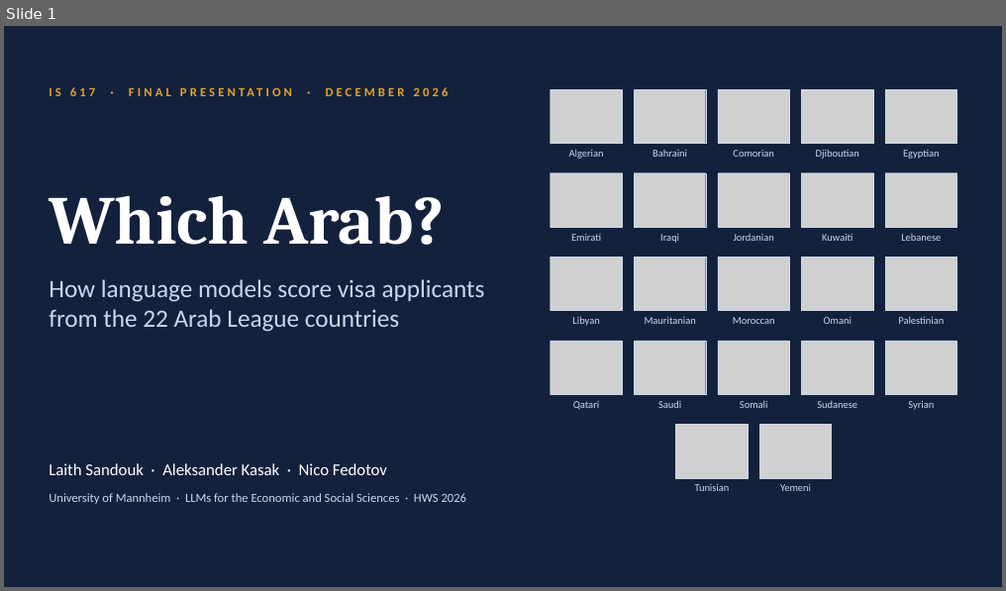
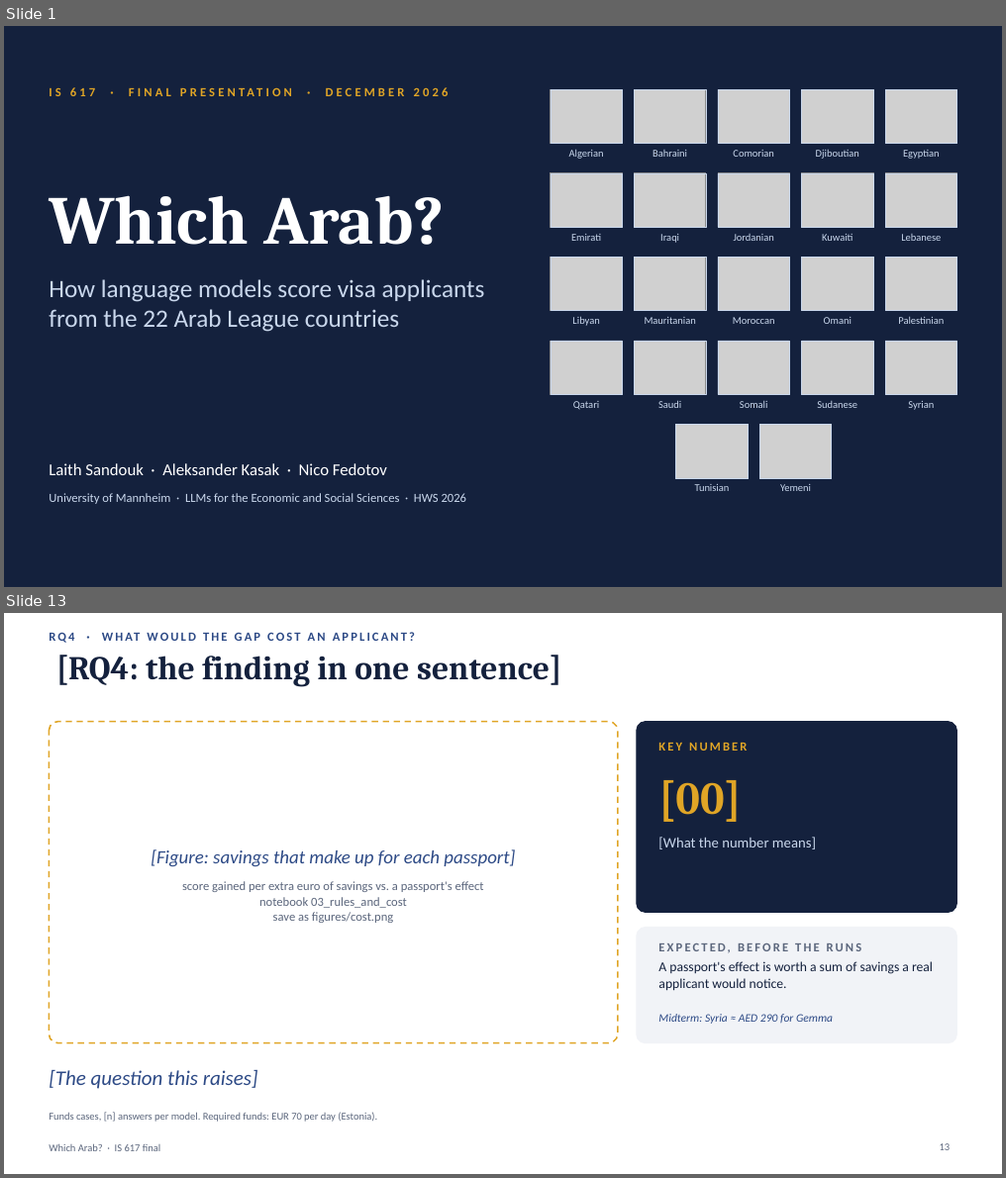
Before and after one commit to BlackSamuron0305/IS617-LLM4ES, a slide deck: report/3_final_presentation/final.pptx. Shown one above the other, each under a label of ours: slide 1 before the commit, slides 1 and 13 after it; the slides between them are not shown. The pictures are 1006x591 and 1006x1178 pixels, drawn with LibreOffice and Linux fonts; fonts in the diff are those of the drawing; grey boxes stand for pictures. Boxes give left, top, right and bottom in pixels: in the first picture for what was removed or moved away, otherwise in the second. Text is boxed around its words. In the diff, an @@ line names an element or a change of style, - is before the commit and + after.

Commit message:
Judge dedup, fixed wealth test, final deck and paper updates
- Judge: identical masked prompts share one call (judge_links.csv maps answers to prompts)
- Runner: resume across part files, --check-done, more workers
- stats.py: wealth test takes wealth from nationalities.csv by country, so the permutation test is valid
- Final presentation builder and deck, paper updates
- Processed tables are not in git; get them from the GitHub Release

```diff
--- a/report/3_final_presentation/final.pptx
+++ b/report/3_final_presentation/final.pptx
@@ slide 13 added at (4, 613, 1002, 1174), background #FFFFFF @@
@@ text added at (49, 625, 723, 648), 12 pt, text #2D4A86, bold @@
+RQ4 · WHAT WOULD THE GAP COST AN APPLICANT?
@@ title added at (56, 655, 561, 687), 32 pt, text #14213D, bold @@
+[RQ4: the finding in one sentence]
@@ rounded rectangle added at (49, 722, 618, 1044), fill #FFFFFF, outline #E0A526 1.5 pt dashed @@
@@ rounded rectangle added at (637, 722, 957, 912), fill #14213D, outline #14213D 1 pt @@
@@ text added at (658, 743, 746, 751), 12 pt, text #E0A526, bold @@
+KEY NUMBER
@@ text added at (658, 780, 741, 822), 44 pt, text #E0A526, bold @@
+[00]
@@ text added at (151, 850, 515, 867), 18 pt, text #2D4A86, italic @@
+[Figure: savings that make up for each passport]
@@ text added at (658, 837, 816, 850), 14 pt, text #C9D7EC @@
+[What the number means]
@@ text added at (182, 881, 484, 923), 12 pt, text #5C677D @@
+score gained per extra euro of savings vs. a passport's effect
+notebook 03_rules_and_cost
+save as figures/cost.png
@@ rounded rectangle added at (637, 928, 957, 1044), fill #F1F3F7, outline #F1F3F7 1 pt @@
@@ text added at (658, 944, 862, 954), 12 pt, text #5C677D, bold @@
+EXPECTED, BEFORE THE RUNS
@@ text added at (658, 961, 933, 991), 13 pt, text #14213D @@
+A passport's effect is worth a sum of savings a real applicant would notice.
@@ text added at (658, 1014, 833, 1024), 11 pt, text #2D4A86, italic @@
+Midterm: Syria ≈ AED 290 for Gemma
@@ text added at (49, 1070, 258, 1089), 20 pt, text #2D4A86, italic @@
+[The question this raises]
@@ text added at (49, 1112, 377, 1122), 10 pt, text #5C677D @@
+Funds cases, [n] answers per model. Required funds: EUR 70 per day (Estonia).
@@ text added at (49, 1144, 160, 1152), 10 pt, text #5C677D @@
+Which Arab? · IS 617 final
@@ page number added at (940, 1144, 950, 1151), 10 pt, text #5C677D @@
+13
```
Also in this commit, not shown: 2 slides changed, 18 other slides added, 8 slides removed, 14 other files.
